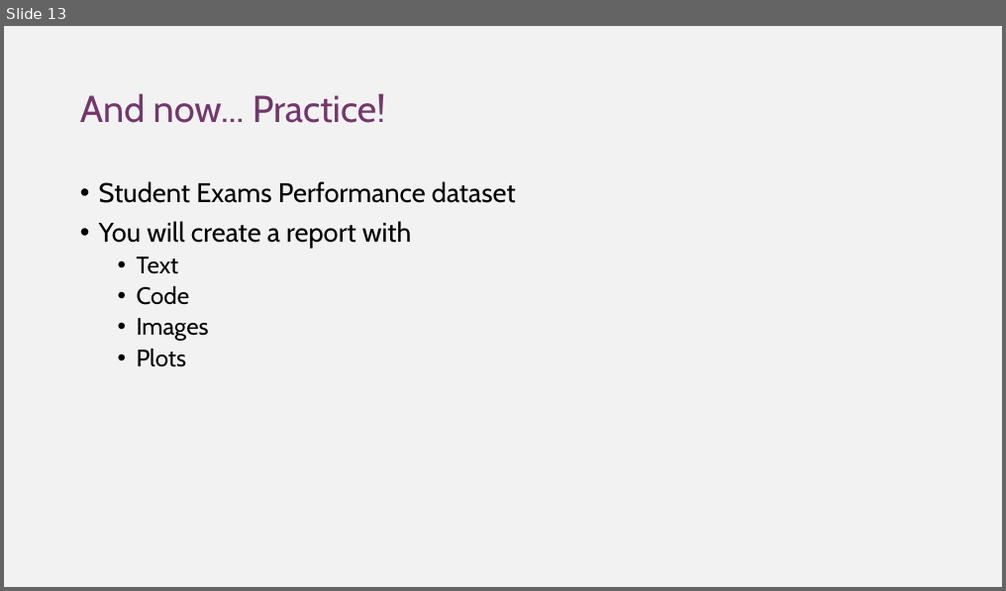
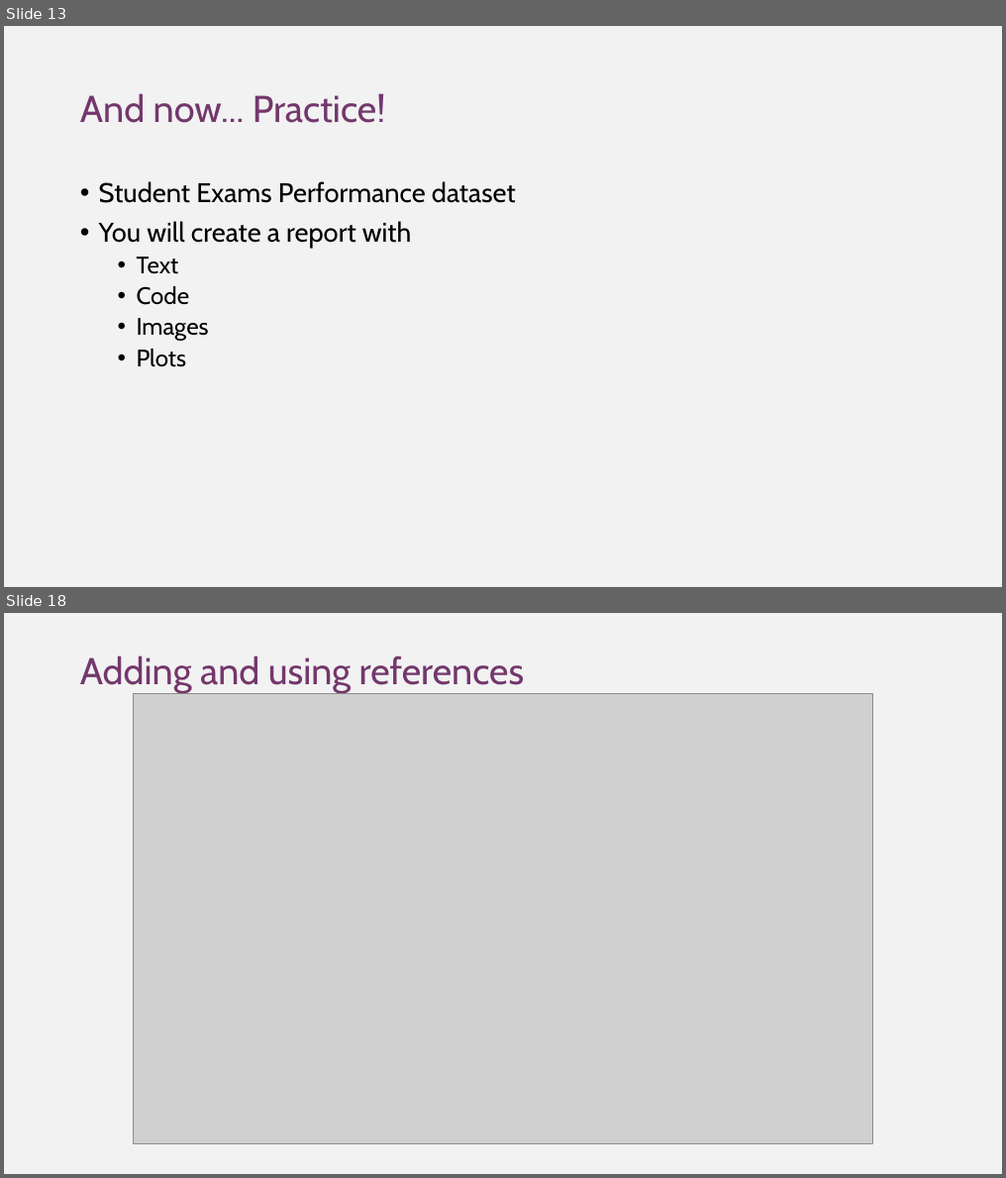
Before and after one commit to DGfS-PhD-2021/R-markdown-course, a slide deck: rmarkdown_pres.pptx. Shown one above the other, each under a label of ours: slide 13 before the commit, slides 13 and 18 after it; the slides between them are not shown. The pictures are 1006x591 and 1006x1178 pixels, drawn with LibreOffice and Linux fonts; fonts in the diff are those of the drawing; grey boxes stand for pictures. Boxes give left, top, right and bottom in pixels: in the first picture for what was removed or moved away, otherwise in the second. Text is boxed around its words. In the diff, an @@ line names an element or a change of style, - is before the commit and + after.

```diff
--- a/rmarkdown_pres.pptx
+++ b/rmarkdown_pres.pptx
@@ slide 18 added at <box>4,613,1002,1174</box>, background #F2F2F2 @@
@@ title added at <box>80,656,525,693</box>, 36 pt, text #73376C @@
+Adding and using references
@@ picture added at <box>134,693,873,1145</box> @@
```
Also in this commit, not shown: 1 slide changed, 5 other slides added, 6 other files.
